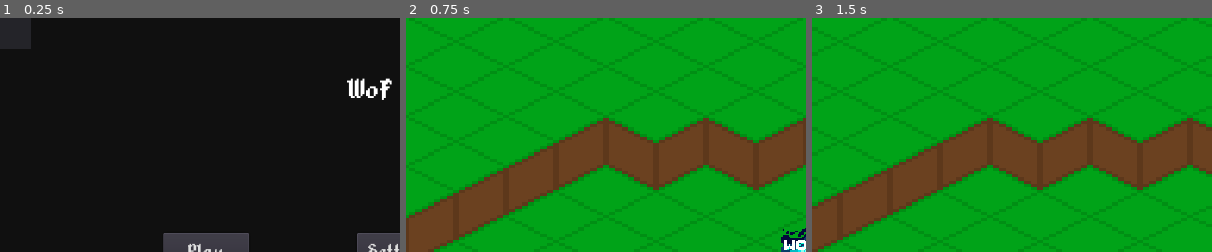
Above: before the commit, frames 1-3 (left to right).
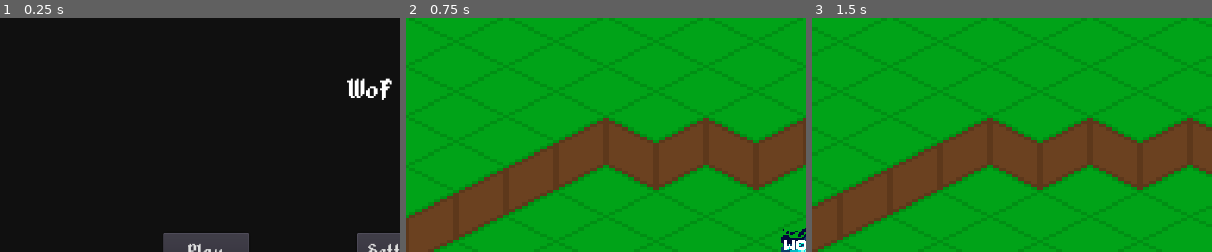
Above: after the commit, the same moments.

Repository: Animus-Surge/wof-rpg
Game: Godot game, scene res://scenes/loading_screen.tscn
Same seed, same stepped clock (60 frames per second), same inputs: the game is played once before the commit and once after it.
Inputs (mouse positions are % of the whole screen's width and height, from its top left):
- Up to frame 1 (0.25 s): no input
- Up to frame 2 (0.75 s): click "Play" at 0.5 s
- Up to frame 3 (1.5 s): tap Enter at 1.25, 1.35 s; move the mouse to (72, 45) at 1.27 s; hold Right (ui_right) from 1.28 s (still down); click (72, 45) at 1.42 s
The pictures show only the part of the screen within x 0-50%, y 0-50%; the shares and areas given below are measured in that part.

The runs differ from the first frame. In frame 1, 1.0% of the frame differs, in the area x 0-8%, y 0-14%; in frame 2, nothing differs; in frame 3, nothing differs.

Commit message:
Backup

Diff:
--- a/scenes/menus.tscn
+++ b/scenes/menus.tscn
@@ -90,9 +90,17 @@
 }
 
 [node name="settingspanel" type="Panel" parent="."]
-margin_right = 40.0
-margin_bottom = 40.0
+visible = false
+anchor_right = 1.0
+anchor_bottom = 1.0
+margin_left = 105.0
+margin_top = 65.0
+margin_right = -104.0
+margin_bottom = -78.0
 script = ExtResource( 4 )
+__meta__ = {
+"_edit_use_anchors_": false
+}
 
 [connection signal="pressed" from="bg/playbtn" to="." method="play_press"]
 [connection signal="pressed" from="bg/settingsbtn" to="." method="settings_press"]
Binary file added: assets/textures/icons/backpack.png
Binary file added: assets/textures/icons/key.png
Binary file added: assets/textures/icons/lock.png
